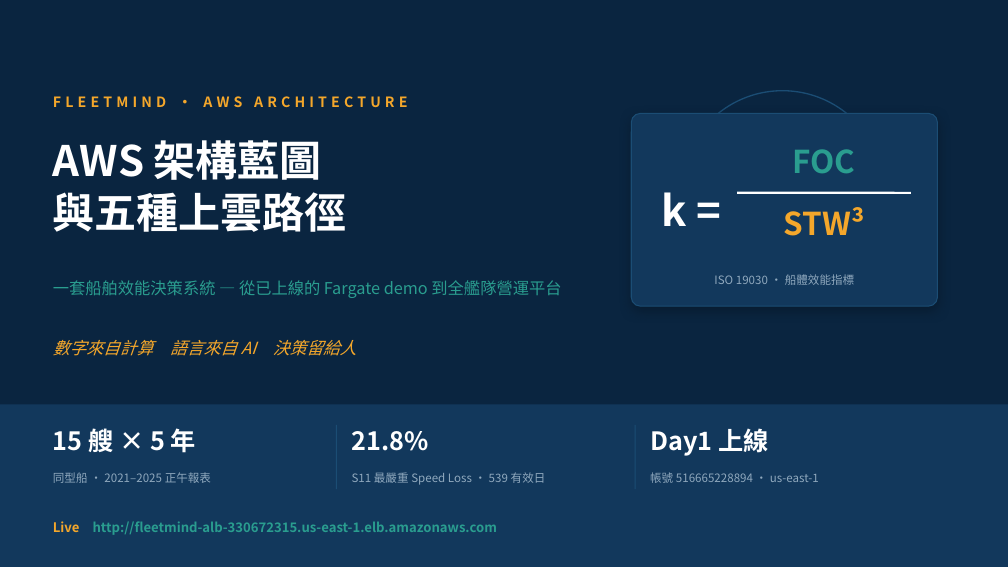
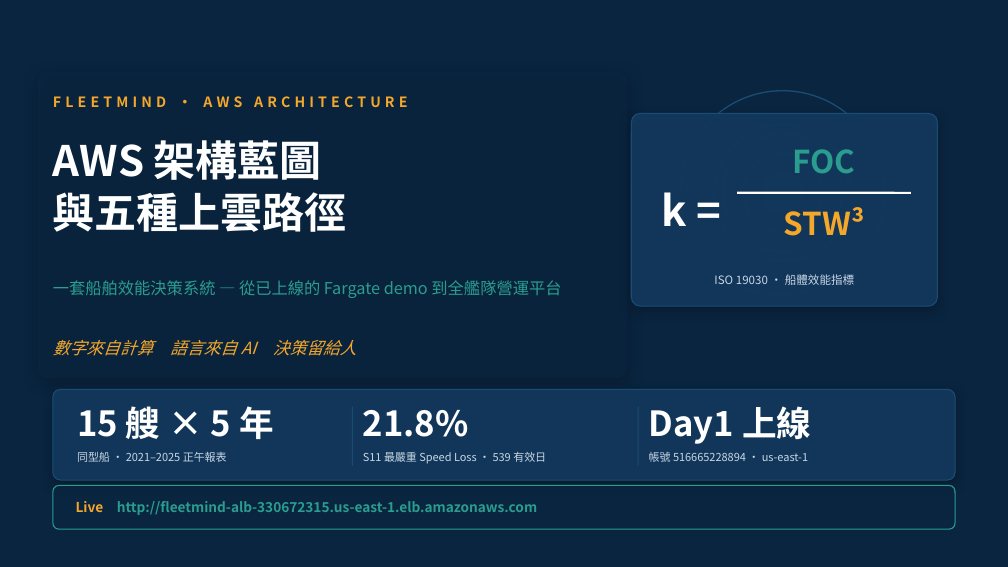
Before and after one commit to wsx5031060310guy/fleetmind-yang-ming-hackathon, a slide deck: slide 1 of apps/api/src/main/resources/static/deck/fleetmind-aws-architecture.pptx. Drawn at 1008x567 pixels with LibreOffice and Linux fonts; fonts in the diff are those of the drawing; background and template pictures are left out. Boxes give left, top, right and bottom in pixels: in the first picture for what was removed or moved away, otherwise in the second. Text is boxed around its words. In the diff, an @@ line names an element or a change of style, - is before the commit and + after.

```diff
--- a/apps/api/src/main/resources/static/deck/fleetmind-aws-architecture.pptx
+++ b/apps/api/src/main/resources/static/deck/fleetmind-aws-architecture.pptx
@@ rectangle added at box(0, 0, 1008, 567), fill #0A2540 at 64% opacity @@
@@ rounded rectangle at box(631, 113, 938, 306): fill #12385C to #12385C at 96% opacity @@
@@ text "ISO 19030 · 船體效能指標" at box(714, 274, 854, 285): text colour #8FA8BD to #C7D6E4 @@
@@ rectangle: place and size @@
-rectangle at box(0, 405, 1008, 567)
+rectangle at box(0, 371, 1008, 567)
@@ rectangle at box(0, 371, 1008, 567): fill #12385C to #0A2540 at 82% opacity @@
@@ rounded rectangle added at box(53, 389, 955, 480), fill #12385C at 94% opacity, outline #1B4D74 1 pt @@
@@ text "15 艘 × 5 年": place and size @@
-text "15 艘 × 5 年" at box(53, 424, 196, 457)
+text "15 艘 × 5 年" at box(77, 406, 274, 439)
@@ line moved from (337, 425) - (337, 489) to (352, 407) - (352, 466) @@
@@ text "21.8%": place and size @@
-text "21.8%" at box(352, 431, 429, 451)
+text "21.8%" at box(363, 410, 469, 437)
@@ line moved from (635, 425) - (635, 489) to (638, 407) - (638, 466) @@
@@ size 24 to 33 pt in 3 elements at box(363, 410, 469, 437), box(77, 406, 274, 439), box(649, 406, 811, 444) @@
@@ text "Day1 上線": place and size @@
-text "Day1 上線" at box(650, 428, 768, 456)
+text "Day1 上線" at box(649, 406, 811, 444)
@@ text "同型船 · 2021–2025 正午報表": place and size @@
-text "同型船 · 2021–2025 正午報表" at box(53, 472, 211, 483)
+text "同型船 · 2021–2025 正午報表" at box(77, 452, 227, 462)
@@ text "S11 最嚴重 Speed Loss · ...": place and size @@
-text "S11 最嚴重 Speed Loss · ..." at box(352, 472, 546, 485)
+text "S11 最嚴重 Speed Loss · ..." at box(363, 452, 546, 464)
@@ size 11 to 10.5 pt, text colour #8FA8BD to #C7D6E4 in 3 elements at box(363, 452, 546, 464), box(77, 452, 227, 462), box(649, 452, 808, 462) @@
@@ text "帳號 516665228894 · us-east-1": place and size @@
-text "帳號 516665228894 · us-east-1" at box(650, 472, 819, 483)
+text "帳號 516665228894 · us-east-1" at box(649, 452, 808, 462)
@@ rounded rectangle added at box(53, 485, 955, 529), fill #0A2540 at 96% opacity, outline #2A9D8F 1 pt @@
@@ text "Live http://fleetmind-alb-330672315.us-east-1.elb.amazonaws. ...": place and size @@
-text "Live http://fleetmind-alb-330672315.us-east-1.elb.amazonaws. ..." at box(53, 521, 497, 535)
+text "Live http://fleetmind-alb-330672315.us-east-1.elb.amazonaws. ..." at box(76, 501, 537, 515)
@@ text "Live http://fleetmind-alb-330672315.us-east-1.elb.amazonaws. ..." at box(76, 501, 537, 515): size 12.5 to 13 pt @@
```
Also in this commit, not shown: 14 other slides changed, 22 other files.
